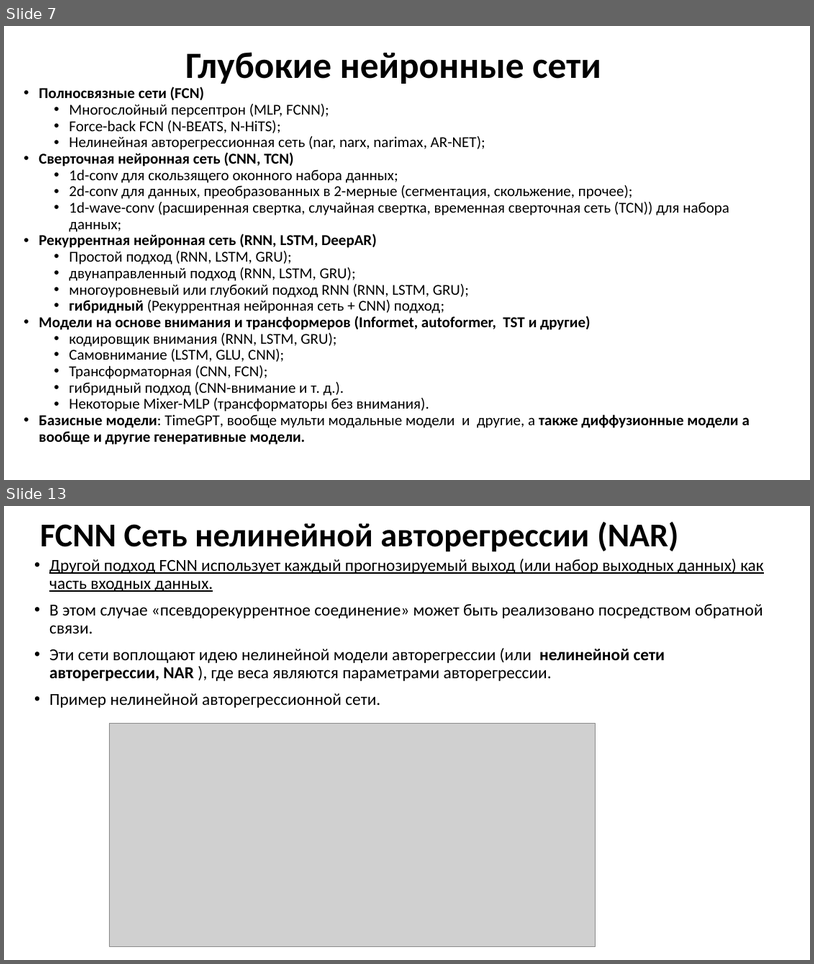
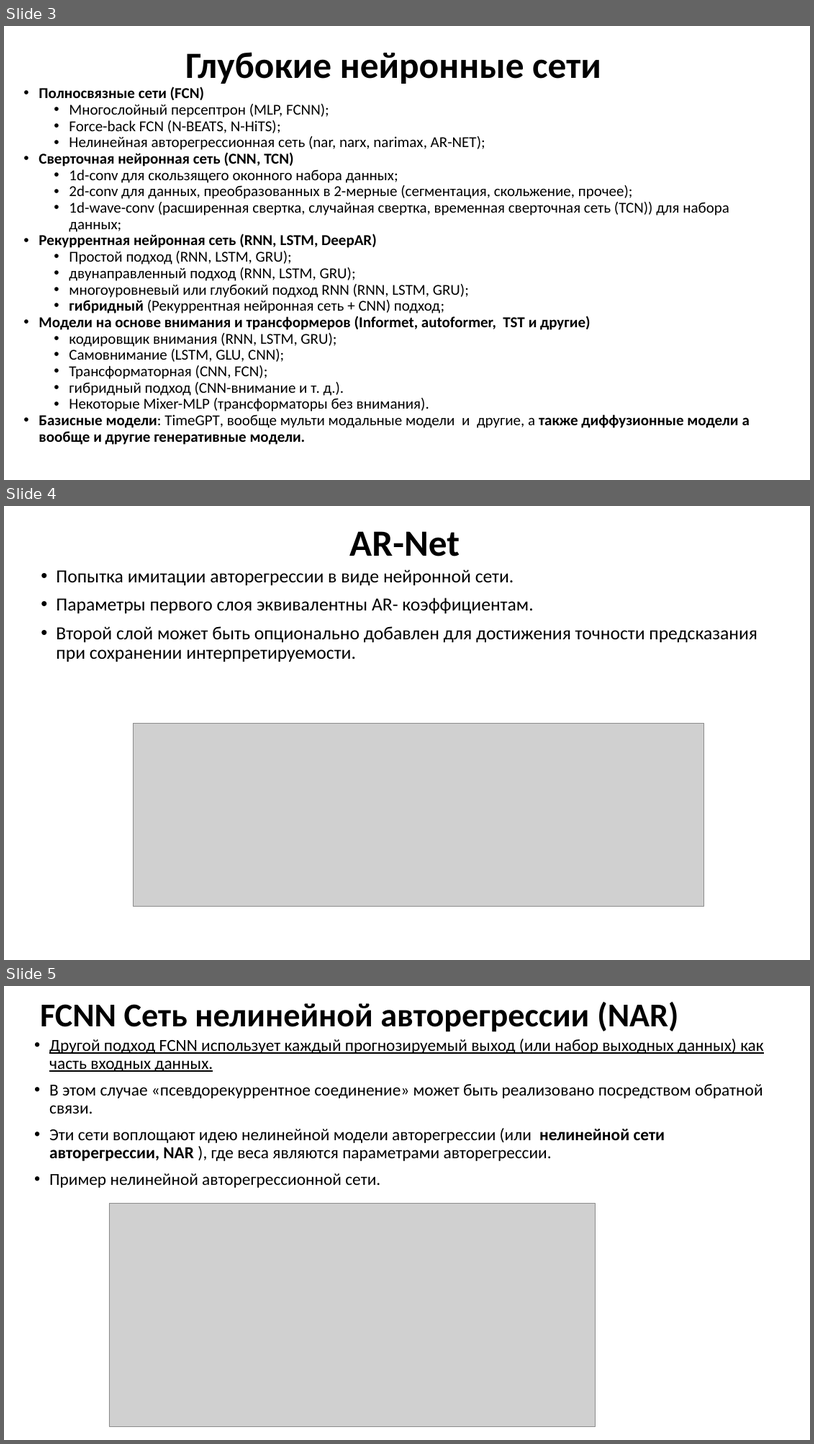
Before and after one commit to MVRonkin/TimeSeriesCourse, a slide deck: 2025/LEC/07 глубокое обучение нейронных сетей.pptx. Shown one above the other, each under a label of ours: slides 7 and 13 before the commit, slides 3, 4 and 5 after it; the slides between them are not shown. The pictures are 814x964 and 814x1444 pixels, drawn with LibreOffice and Linux fonts; fonts in the diff are those of the drawing; grey boxes stand for pictures. Boxes give left, top, right and bottom in pixels: in the first picture for what was removed or moved away, otherwise in the second. Text is boxed around its words. In the diff, an @@ line names an element or a change of style, - is before the commit and + after.

```diff
--- a/2025/LEC/07 глубокое обучение нейронных сетей.pptx
+++ b/2025/LEC/07 глубокое обучение нейронных сетей.pptx
@@ slide 4 added at <box>4,506,810,960</box>, background #FFFFFF @@
@@ title added at <box>350,531,460,556</box>, 44 pt, text #000000, bold @@
+AR-Net
@@ text added at <box>56,569,758,662</box>, 22 pt, text #000000 @@
+• Попытка имитации авторегрессии в виде нейронной сети.
+• Параметры первого слоя эквивалентны AR- коэффициентам.
+• Второй слой может быть опционально добавлен для достижения точности предсказания при сохранении интерпретируемости.
@@ picture added at <box>134,723,705,906</box> @@
@@ what was slide 7 is now slide 3 @@
@@ what was slide 13 is now slide 5 @@
```
Also in this commit, not shown: 6 slides changed, 1 other slide added.
